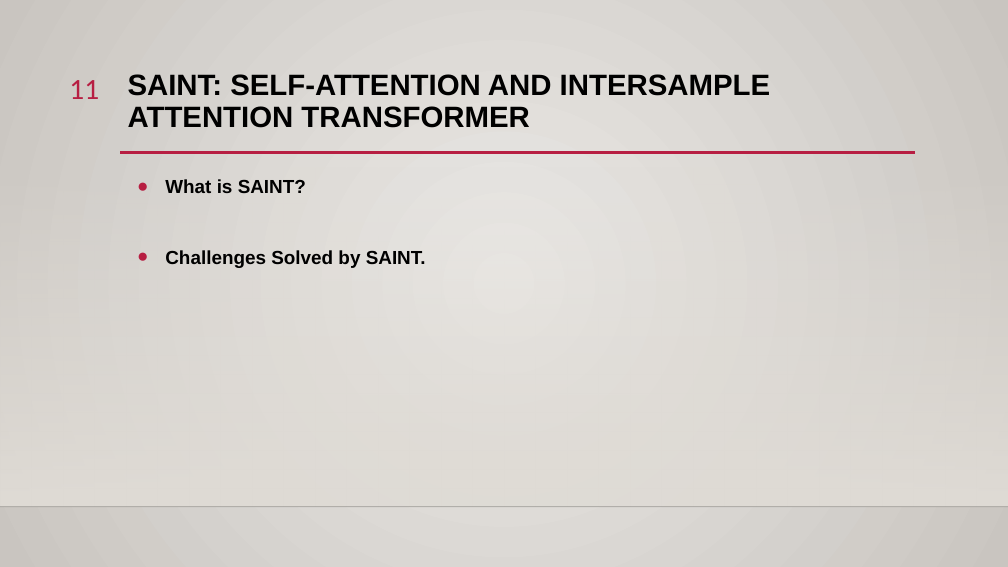
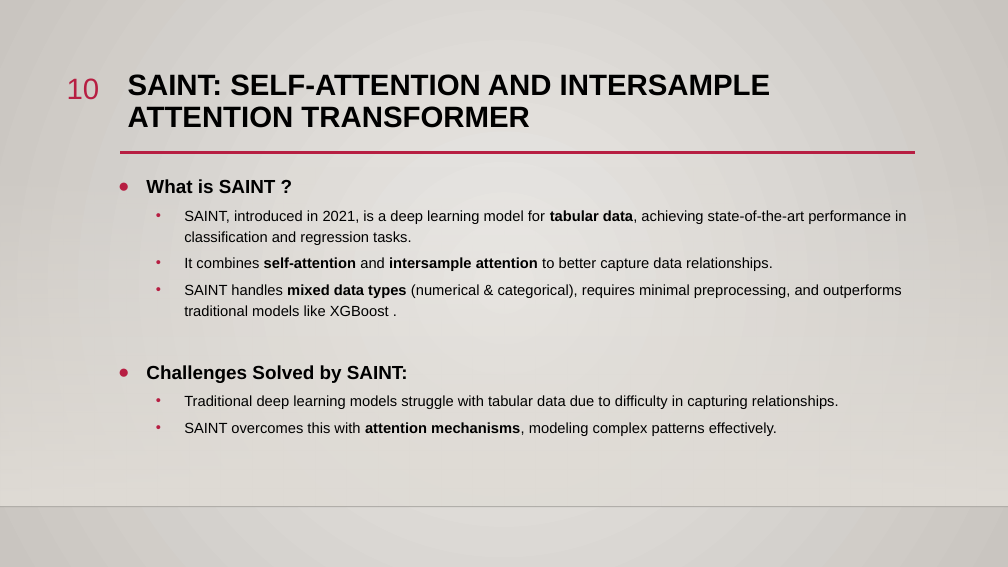
Before and after one commit to mahersalman/life-expectancy, a slide deck: slide 10 of Presentation.pptx (slide 11 before the commit). Drawn at 1008x567 pixels with LibreOffice and Linux fonts; fonts in the diff are those of the drawing; background and template pictures are left out. Boxes give left, top, right and bottom in pixels: in the first picture for what was removed or moved away, otherwise in the second. Text is boxed around its words. In the diff, an @@ line names an element or a change of style, - is before the commit and + after.

```diff
--- a/Presentation.pptx
+++ b/Presentation.pptx
@@ page number at (67, 78, 100, 100): text changed; font Calibri to Arial @@
-11
+10
@@ text at (146, 179, 906, 436): text changed; size 18 to 14 pt; bold off @@
-● What is SAINT?
-● Challenges Solved by SAINT.
+● What is SAINT ?
+  • SAINT, introduced in 2021, is a deep learning model for tabular data, achieving state-of-the-art performance in classification and regression tasks.
+  • It combines self-attention and intersample attention to better capture data relationships.
+  • SAINT handles mixed data types (numerical & categorical), requires minimal preprocessing, and outperforms traditional models like XGBoost .
+● Challenges Solved by SAINT:
+  • Traditional deep learning models struggle with tabular data due to difficulty in capturing relationships.
+  • SAINT overcomes this with attention mechanisms, modeling complex patterns effectively.
```
Also in this commit, not shown: 12 other slides changed, 1 slide added, 1 slide removed, 2 other files.
